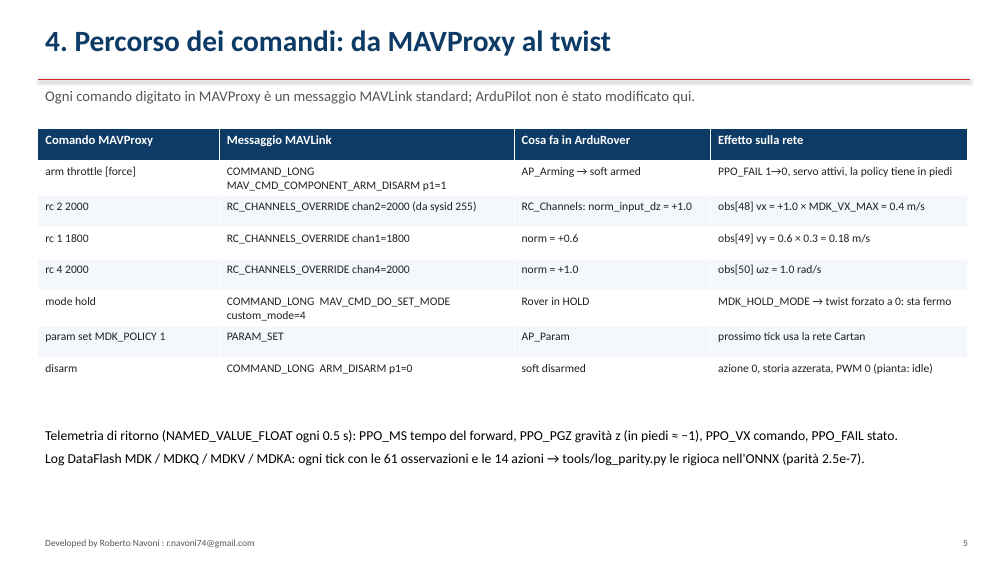
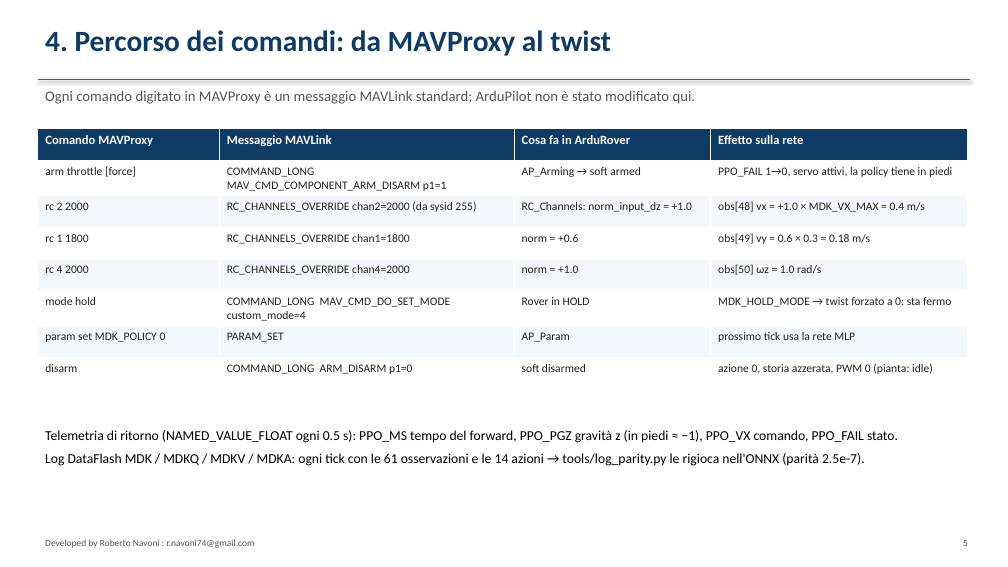
Before and after one commit to virtualrobotix/Arudpilot-Neural-Mixer, a slide deck: slide 5 of docs/architettura-integrazione.pptx. Drawn at 1008x567 pixels with LibreOffice and Linux fonts; fonts in the diff are those of the drawing. Boxes give left, top, right and bottom in pixels: in the first picture for what was removed or moved away, otherwise in the second. Text is boxed around its words. In the diff, an @@ line names an element or a change of style, - is before the commit and + after.

```diff
--- a/docs/architettura-integrazione.pptx
+++ b/docs/architettura-integrazione.pptx
@@ table at (x1=38, y1=129, x2=968, y2=383) @@
-row 7, column 1: param set MDK_POLICY 1
+row 7, column 1: param set MDK_POLICY 0
-row 7, column 4: prossimo tick usa la rete Cartan
+row 7, column 4: prossimo tick usa la rete MLP
```
Also in this commit, not shown: 6 other slides changed, 8 other files.
